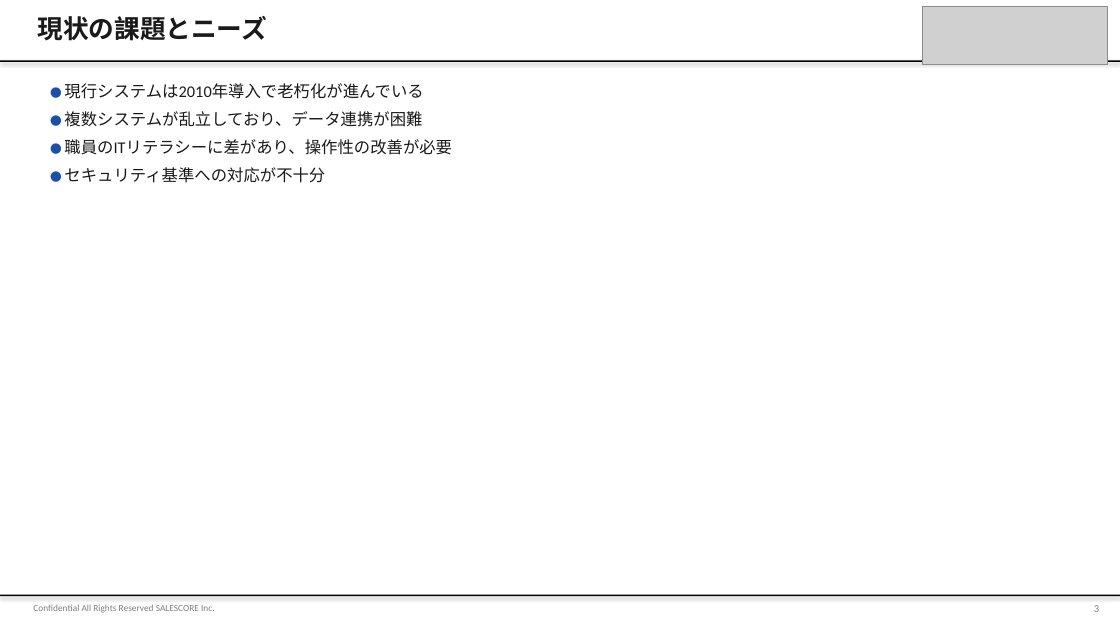
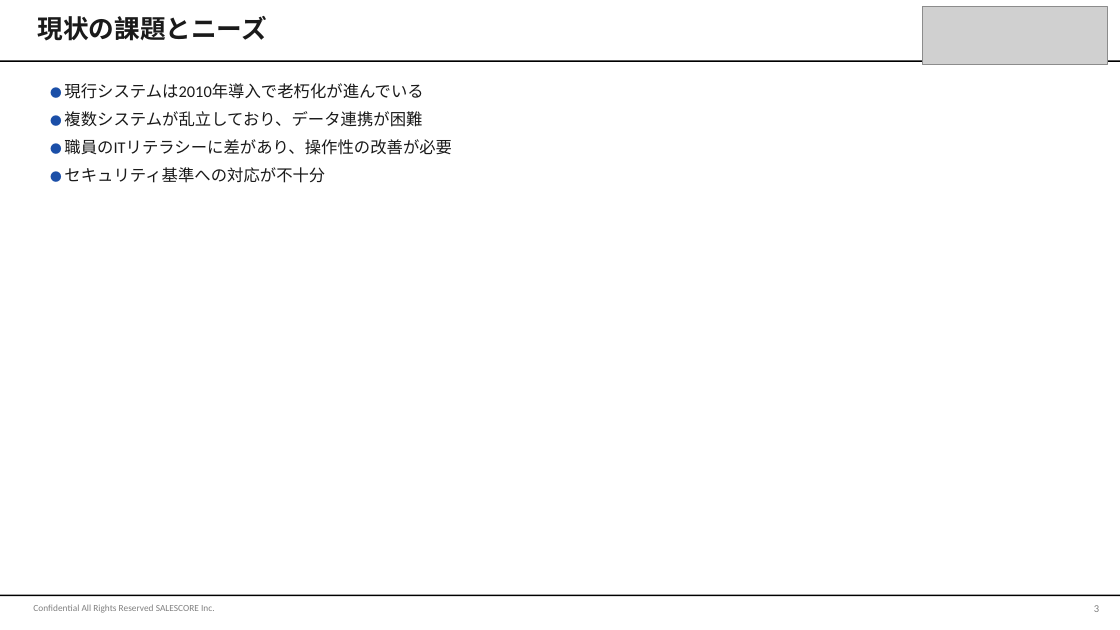
Before and after one commit to shintanagami-netizen/-, a slide deck: slide 3 of test_output.pptx. Drawn at 1120x630 pixels with LibreOffice and Linux fonts; fonts in the diff are those of the drawing; grey boxes stand for pictures. Boxes give left, top, right and bottom in pixels: in the first picture for what was removed or moved away, otherwise in the second. Text is boxed around its words. In the diff, an @@ line names an element or a change of style, - is before the commit and + after.

```diff
--- a/test_output.pptx
+++ b/test_output.pptx
@@ rectangle removed at <box>0,0,1120,630</box> @@
@@ rectangle at <box>0,60,1120,62</box>: shadow off @@
@@ rectangle at <box>0,595,1120,597</box>: shadow off @@
```
Also in this commit, not shown: 4 other slides changed, 1 other file.
